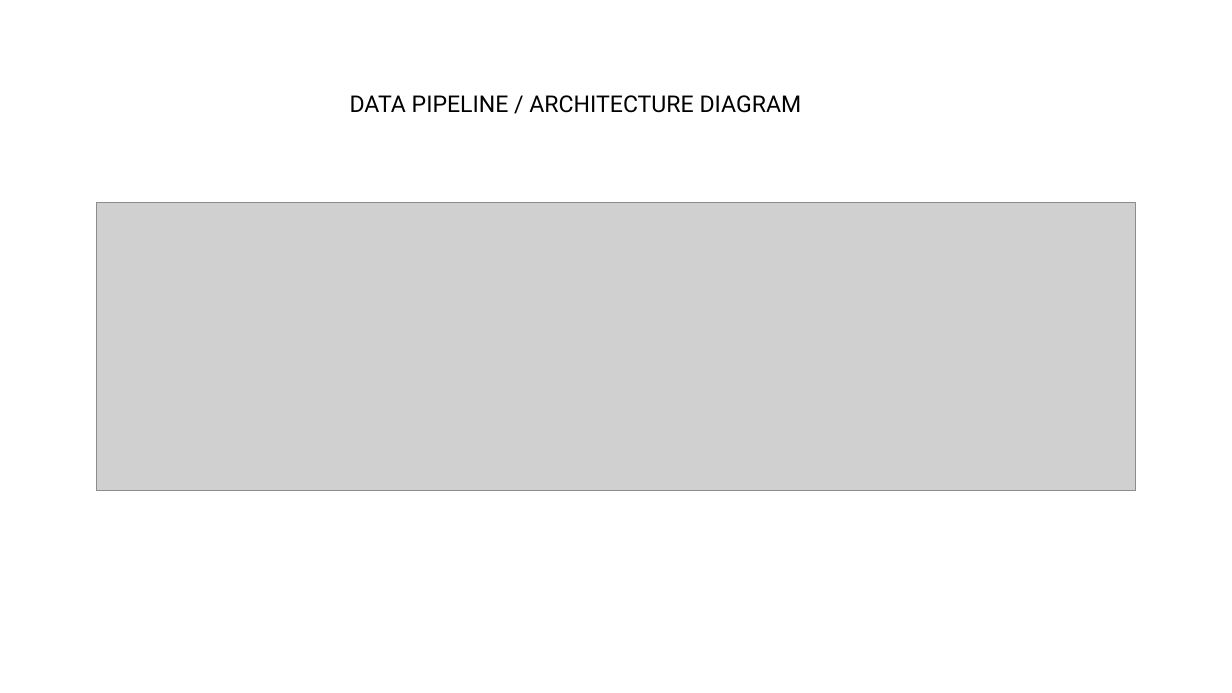
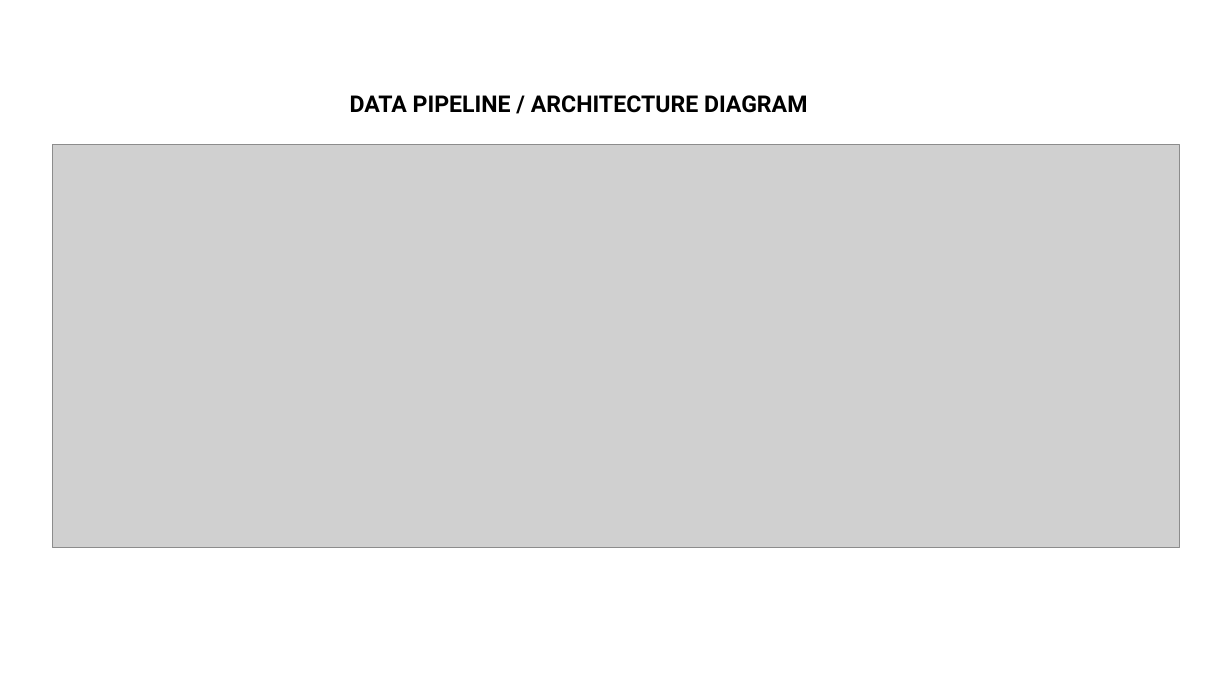
Before and after one commit to CharisisPapacharisis/pokemon_data_project, a slide deck: slide 1 of other_files/architecture/Architecture.pptx. Drawn at 1232x693 pixels with LibreOffice and Linux fonts; fonts in the diff are those of the drawing; grey boxes stand for pictures. Boxes give left, top, right and bottom in pixels: in the first picture for what was removed or moved away, otherwise in the second. Text is boxed around its words. In the diff, an @@ line names an element or a change of style, - is before the commit and + after.

```diff
--- a/other_files/architecture/Architecture.pptx
+++ b/other_files/architecture/Architecture.pptx
@@ text "DATA PIPELINE / ARCHITECTURE DIAGRAM" at bbox=[350, 95, 807, 113]: bold on @@
@@ picture: place and size @@
-picture at bbox=[96, 202, 1136, 490]
+picture at bbox=[53, 145, 1180, 548]
```
Also in this commit, not shown: 1 other slide changed, 1 other file.
